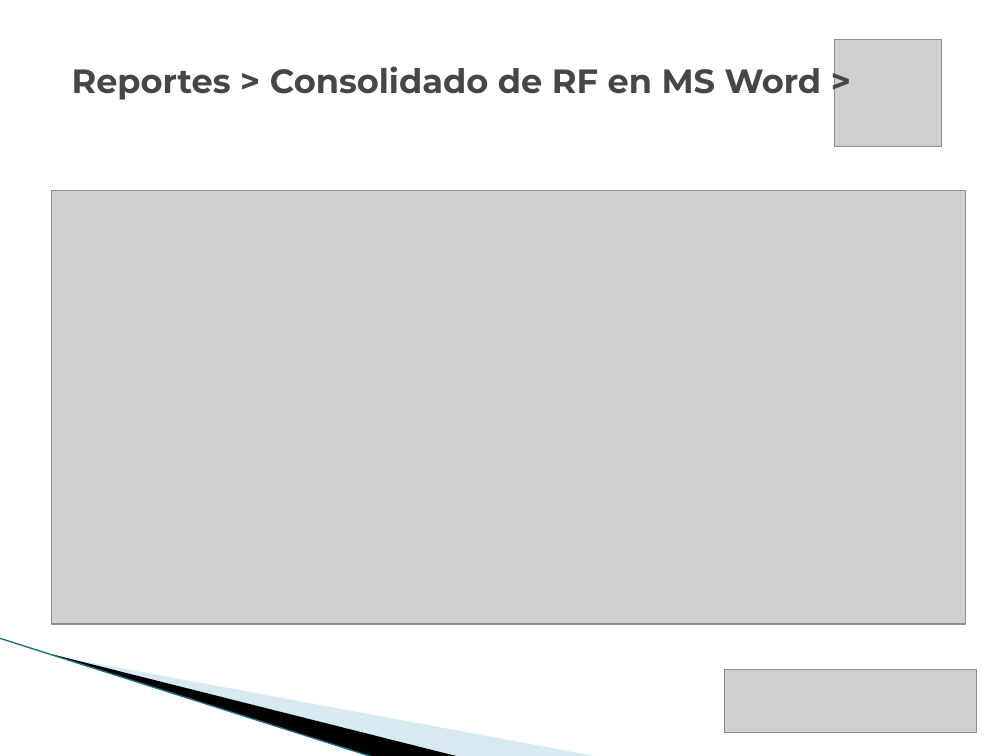
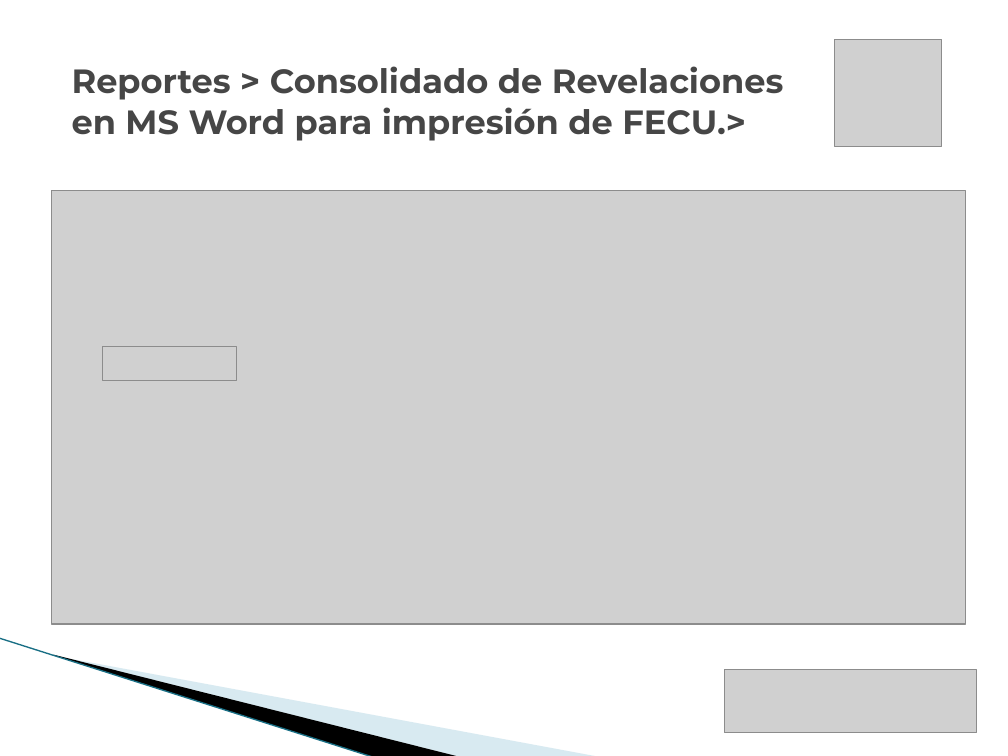
Before and after one commit to vicky1404/rev-ii, a slide deck: slide 21 of docs/comercial/brochure_2.pptx (slide 19 before the commit). Drawn at 1008x756 pixels with LibreOffice and Linux fonts; fonts in the diff are those of the drawing; grey boxes stand for pictures; background and template pictures are left out. Boxes give left, top, right and bottom in pixels: in the first picture for what was removed or moved away, otherwise in the second. Text is boxed around its words. In the diff, an @@ line names an element or a change of style, - is before the commit and + after.

```diff
--- a/docs/comercial/brochure_2.pptx
+++ b/docs/comercial/brochure_2.pptx
@@ text at bbox=[72, 66, 784, 141]: text changed @@
-    Reportes > Consolidado de RF en MS Word >
+    Reportes > Consolidado de Revelaciones
+    en MS Word para impresión de FECU.>
@@ picture added at bbox=[103, 347, 237, 380] @@
```
Also in this commit, not shown: 15 other slides changed, 2 slides added.
